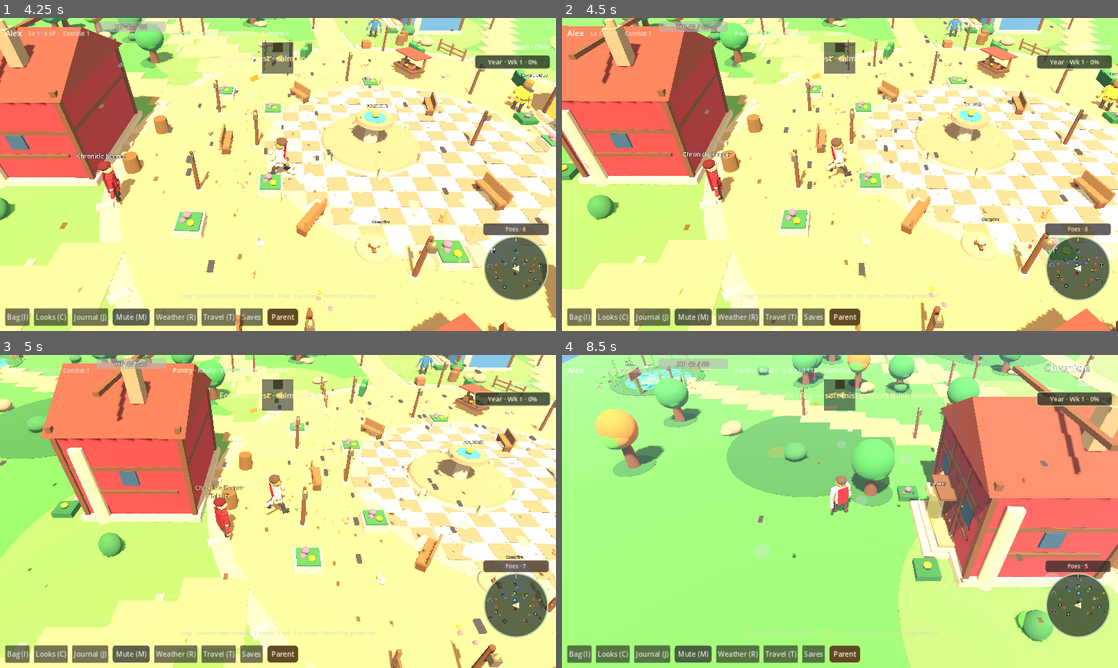
Above: before the commit, frames 1-4 (two rows, left to right).
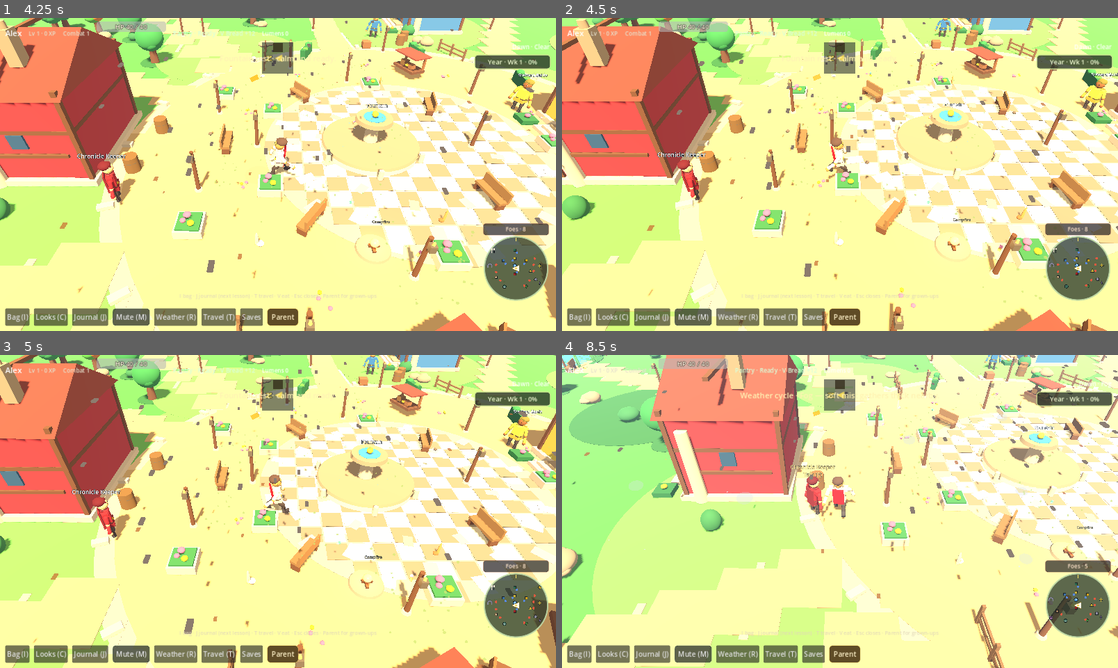
Above: after the commit, the same moments.

Repository: supertexxij/lumenstone-chronicles
Game: Godot game, scene res://scenes/main.tscn
The game is run twice, just before and just after one commit, with the same random seed, the same clock (stepped at 60 frames per second) and the same inputs.
Inputs (mouse positions are in pixels of both pictures, inside the frame that each line leads up to):
- Up to frame 1 (4.25 s): click "Start" at 0.5 s; click (278, 71) at 1.27 s; type "Alex" at 1.35 s; click "Begin" at 2 s; tap Enter at 2.75 s; move the mouse to (400, 158) at 2.77 s; hold D (move_right) 2.78-3.5 s; hold Q (cam_left) 2.78-3.5 s; click (400, 158) at 2.92 s; drag from (166, 190) to (250, 237) at 3.52 s
- Up to frame 2 (4.5 s): move the mouse to (895, 105) at 4.27 s; hold D (move_right) from 4.28 s (still down); hold F (interact) from 4.28 s (still down)
- Up to frame 3 (5 s): keep holding D (move_right); keep holding F (interact)
- Up to frame 4 (8.5 s): release D (move_right) at 5 s; release F (interact) at 5 s; drag from (812, 574) to (673, 464) at 5.02 s; move the mouse to (1006, 558) at 5.77 s; hold A (move_left) 5.78-6.5 s; hold V (use_food) 5.78-6.5 s; drag from (673, 464) to (756, 433) at 6.52 s; move the mouse to (867, 511) at 7.27 s; hold S (move_back) 7.28-8 s; hold R (weather_cycle) 7.28-8 s; click (867, 511) at 7.42 s; drag from (756, 433) to (728, 527) at 8.02 s

Frame 1 is identical in both runs. In frame 2, 45% of the frame differs, in the area x 0-100%, y 0-100%; in frame 3, 63%; in frame 4, 86%.

Commit message:
Force click-to-move velocity so Fog RVO zeros cannot stall walks.
Under Fog load NavigationAgent safe velocity collapsed to zero every
tick; click rings still drew but the apprentice stood still. Feed
forced velocity while a click target is active (WASD already did).

Co-authored-by: supertexxij <supertexxij@users.noreply.github.com>

Diff:
--- a/scripts/player/player.gd
+++ b/scripts/player/player.gd
@@ -572,8 +572,9 @@
 	velocity.y = 0
 	_desired_vel = Vector3(velocity.x, 0.0, velocity.z)
 	# Feed desired velocity into avoidance. WASD uses forced velocity so RVO does not fight keys.
+	# v1.84.2: click-to-move also forces velocity — Fog/load RVO was collapsing safe vel to 0 (rings lied).
 	if _nav_agent and _nav_agent.avoidance_enabled:
-		if _manual_move:
+		if _manual_move or has_click_target:
 			_nav_agent.set_velocity_forced(_desired_vel)
 		else:
 			_nav_agent.set_velocity(_desired_vel)
--- a/tools/smoke_check.gd
+++ b/tools/smoke_check.gd
@@ -221,7 +221,7 @@
 	print("TRAVEL_GROUPS", "Wilds landmarks" in _src("res://scripts/ui/main.gd") and "group" in _src("res://scripts/ui/main.gd"))
 	print("QUEST_VICTORY_SPARKLE", "_play_quest_victory_sparkle" in _src("res://scripts/world/world.gd") and "quest_mastered" in _src("res://scripts/autoload/game_state.gd"))
 	print("FOG_MIST_CUE", "_setup_fog_mist" in _src("res://scripts/world/world.gd") and "FogMist" in _src("res://scripts/world/world.gd"))
-	print("FOG_FREEZE_1842", "_set_cpu_amount_if" in _src("res://scripts/world/world.gd") and "v1.84.2: lighter mist budget" in _src("res://scripts/world/world.gd") and "trust desired velocity fully" in _src("res://scripts/player/player.gd"))
+	print("FOG_FREEZE_1842", "_set_cpu_amount_if" in _src("res://scripts/world/world.gd") and "v1.84.2: lighter mist budget" in _src("res://scripts/world/world.gd") and "click-to-move also forces velocity" in _src("res://scripts/player/player.gd"))
 	print("AGGRO_NAME_TOAST", "always name the foe" in _src("res://scripts/world/enemy.gd") or "soft yellow ring means step back" in _src("res://scripts/world/enemy.gd"))
 	print("HP_BAR_LOW_TIER", "Wave 29" in _src("res://scripts/world/enemy.gd") and "0.55" in _src("res://scripts/world/enemy.gd"))
 	print("MINIMAP_THISTLE", '"icon": "thistle"' in _src("res://scripts/world/world.gd") and '"thistle"' in _src("res://scripts/ui/minimap.gd"))
